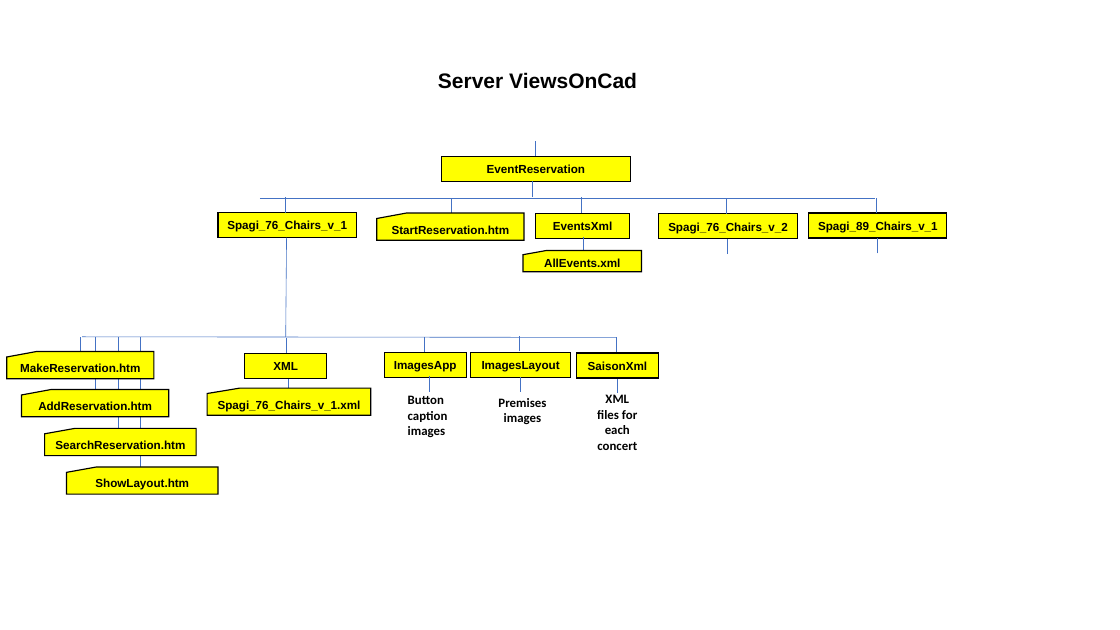
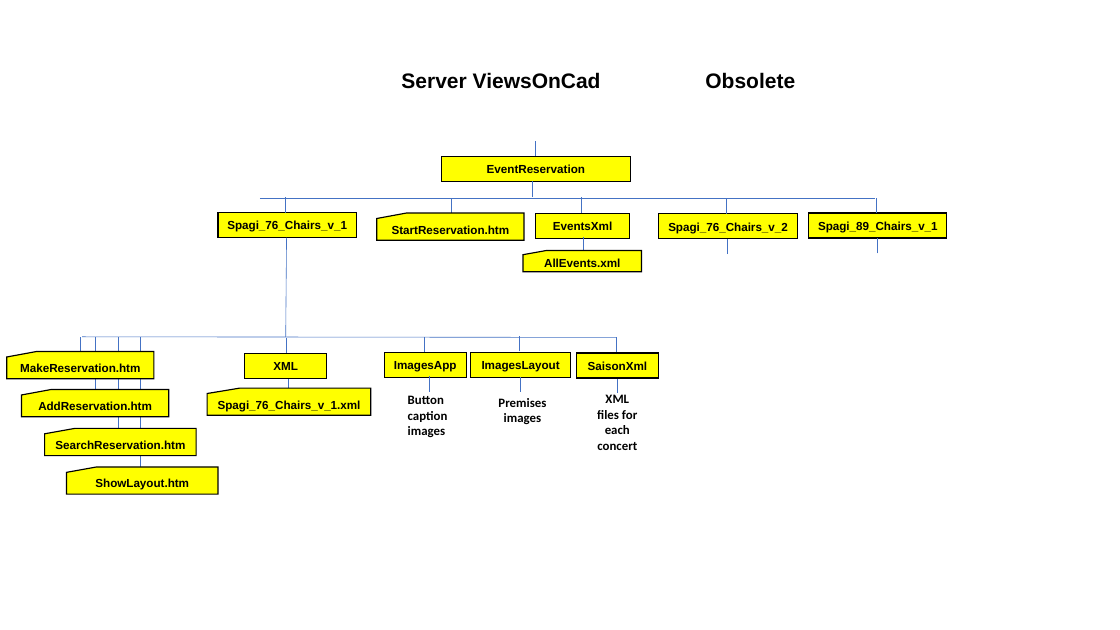
Before and after one commit to JazzLiveAarau/WwwReservationLayout, a slide deck: slide 11 of Description/ReservationLayout.pptx (slide 6 before the commit). Drawn at 1120x630 pixels with LibreOffice and Linux fonts; fonts in the diff are those of the drawing. Boxes give left, top, right and bottom in pixels: in the first picture for what was removed or moved away, otherwise in the second. Text is boxed around its words. In the diff, an @@ line names an element or a change of style, - is before the commit and + after.

```diff
--- a/Description/ReservationLayout.pptx
+++ b/Description/ReservationLayout.pptx
@@ text at bbox=[401, 72, 795, 89]: text changed @@
-Server ViewsOnCad
+Server ViewsOnCad Obsolete
```
Also in this commit, not shown: 2 other slides changed, 8 slides added, 4 slides removed, 6 other files.
